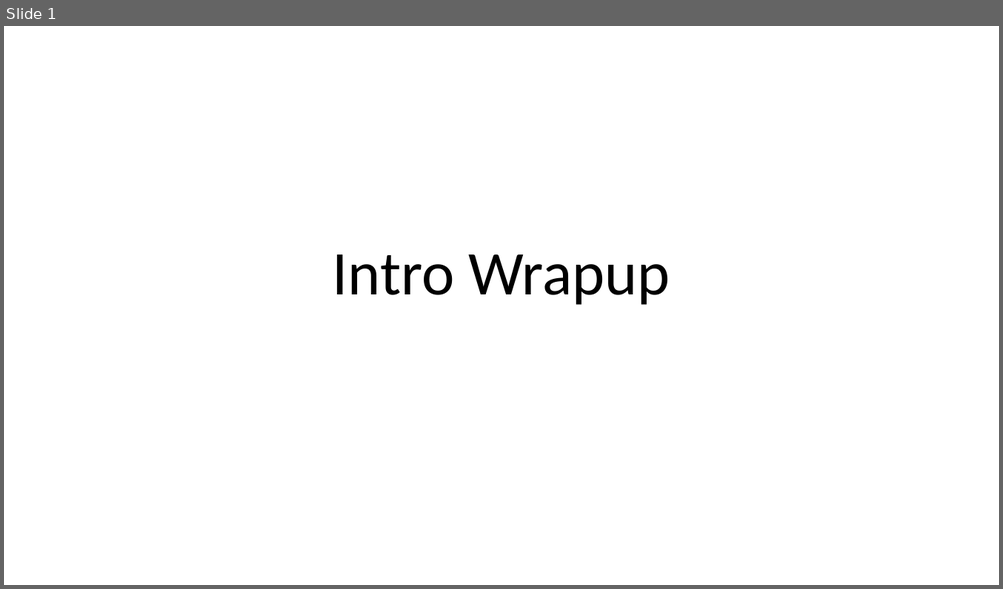
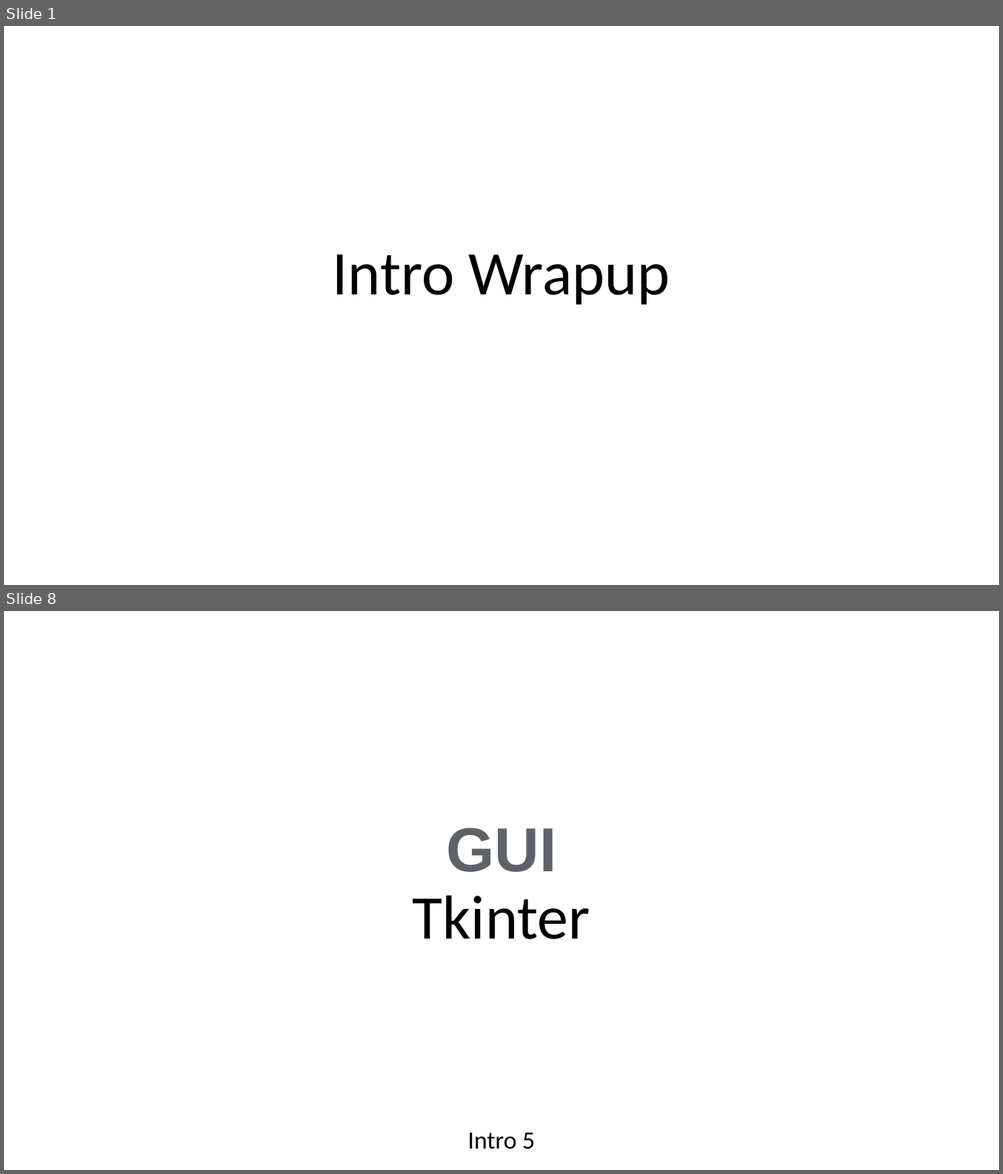
Before and after one commit to niie-it/python, a slide deck: P4E/intro-wrapup.pptx. Shown one above the other, each under a label of ours: slide 1 before the commit, slides 1 and 8 after it; the slides between them are not shown. The pictures are 1003x589 and 1003x1174 pixels, drawn with LibreOffice and Linux fonts; fonts in the diff are those of the drawing. Boxes give left, top, right and bottom in pixels: in the first picture for what was removed or moved away, otherwise in the second. Text is boxed around its words. In the diff, an @@ line names an element or a change of style, - is before the commit and + after.

```diff
--- a/P4E/intro-wrapup.pptx
+++ b/P4E/intro-wrapup.pptx
@@ slide 8 added at [4, 611, 999, 1170], background #FFFFFF @@
@@ title added at [412, 828, 590, 940], 60 pt, text #000000 @@
+GUI
+Tkinter
@@ subtitle added at [468, 1133, 535, 1150], 24 pt, text #000000 @@
+Intro 5
```
Also in this commit, not shown: 3 slides changed, 5 other slides added, 3 slides removed, 7 other files.
